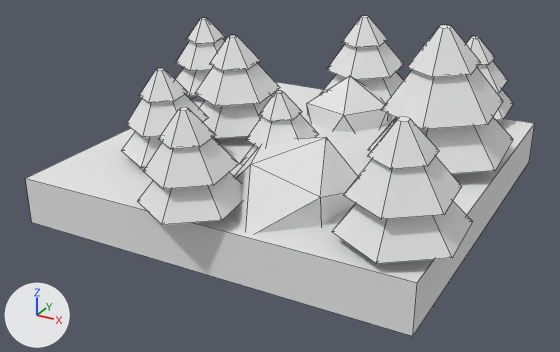
Renders of the OBJ model Models/4_1.obj from each side of a commit.
Camera for both pictures: a camera (50 mm lens) standing at (1.76, -3.44, 1.65) and looking at (-0.05, -0.15, 0.0). Every picture has the same lights, and +X, +Y and +Z are marked at lower left. Mesh edges are drawn as thin lines. Where no turn or scale is listed for an object, it has been applied to the vertices.

The scene before the commit, as lines of its bpy script (objects in view):
```python
me_orange__tile_2_004 = bpy.data.meshes.new('Orange__Tile_2.004')
me_orange__tile_2_004.from_pydata(...)  # 464 vertices, 442 faces; spans x -1.2..1.09, y -1.15..1.18, z -0.18..0.82
me_orange__tile_2_004.materials.append(mat_main_material)  # white #e7e7e7
ob_orange__tile_2_004 = bpy.data.objects.new('Orange__Tile_2.004', me_orange__tile_2_004)
ob_orange__tile_2_004.location = (0.0, 0.0, 0.0)
```
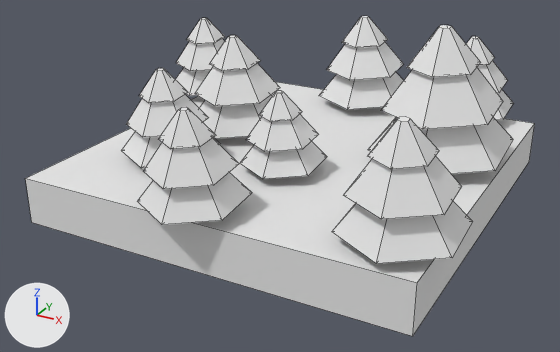
Pixel boxes (x1, y1, x2, y2) of what changed, in the pictures (560 x 352 px):
part 1 of me_orange__tile_2_004, deleted: before (229, 137, 358, 233)
part 2 of me_orange__tile_2_004, deleted: before (307, 76, 388, 132)

What the commit changed:
me_orange__tile_2_004 has 464 vertices, 442 faces and spans x -1.2..1.09, y -1.15..1.18, z -0.18..0.82.
me_orange__tile_2_004 is used by ob_orange__tile_2_004; location (0.0, 0.0, 0.0).
me_orange__tile_2_004 part 1: the loose piece of 12 vertices spanning x -0.06..0.54, y -0.98..-0.16, z -0.1..0.38 is deleted.
me_orange__tile_2_004 part 2: the loose piece of 12 vertices spanning x -0.23..0.26, y 0.32..0.8, z -0.18..0.38 is deleted.
